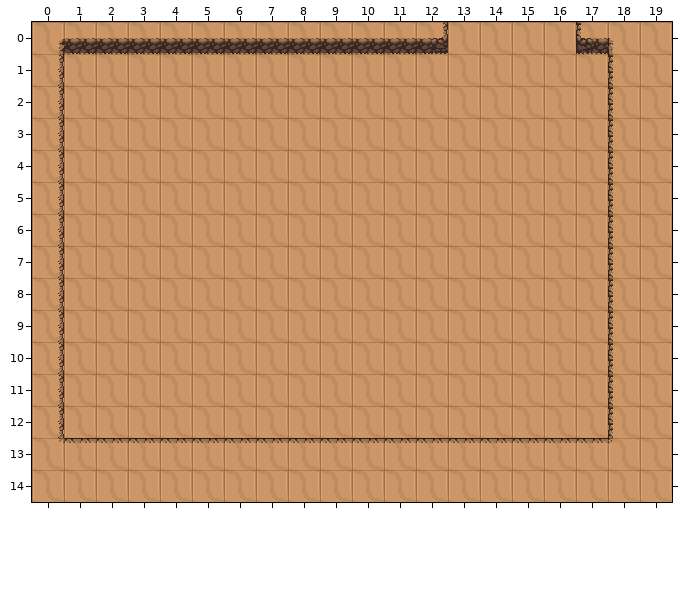
An edit to a level. Tiled map, TiledFiles/Map02.tmx. The picture above was drawn from the file before the commit.
Cells are 32x32 px. Shown: x 0..19, y 0..14.
Once edited:
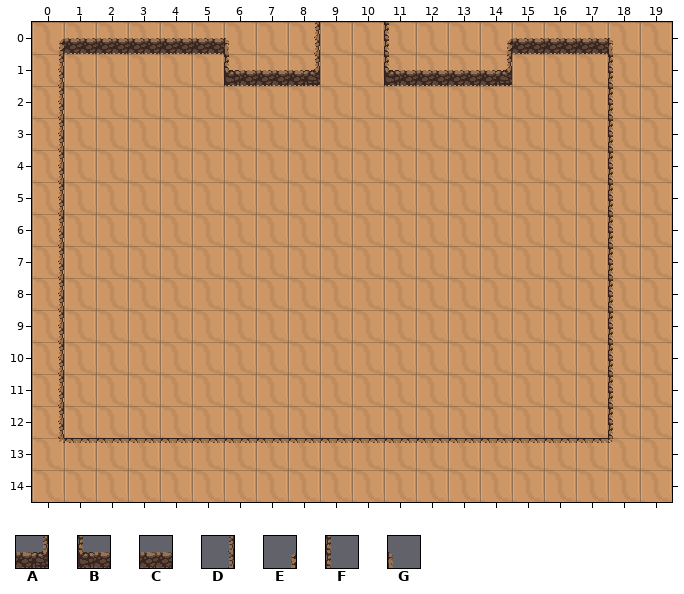
Key: from "dirtwall": A 2, B 3, C 4, D 6, E 8, F 12, G 13.
_ is an empty cell.
What changed:
Layer "Walls":
y 0: x 6..12 CCCCCCA -> G_D__F_; x 14..17 ___B -> ECCC
y 1: x 6..8 ___ -> BCA; x 11..14 ____ -> BCCA
